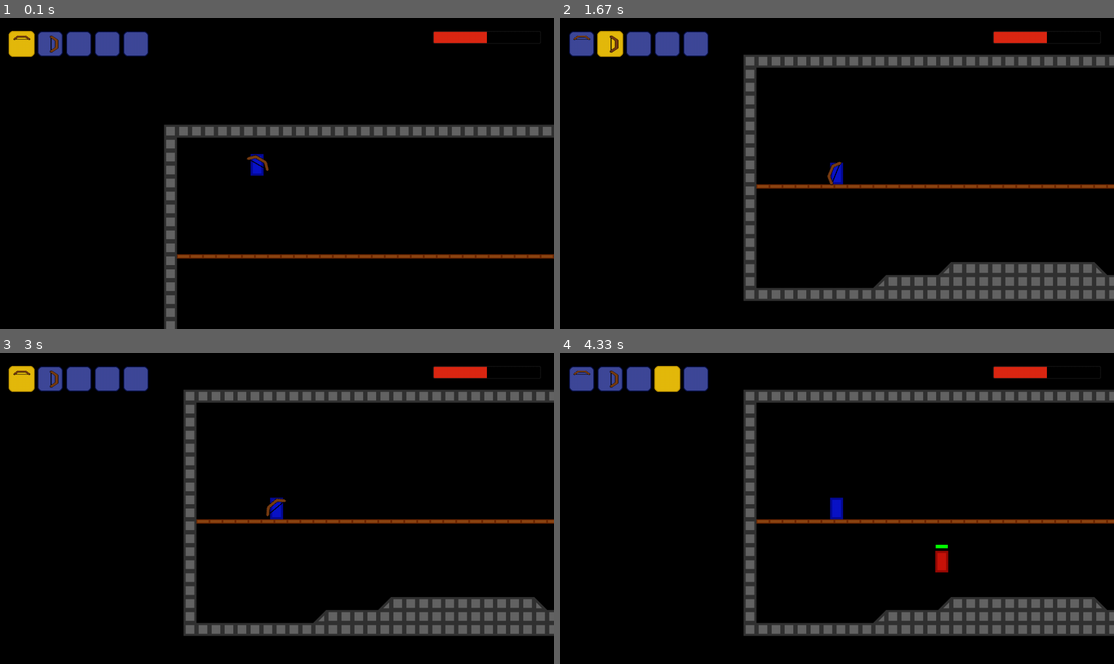
Above: before the commit, frames 1-4 (two rows, left to right).
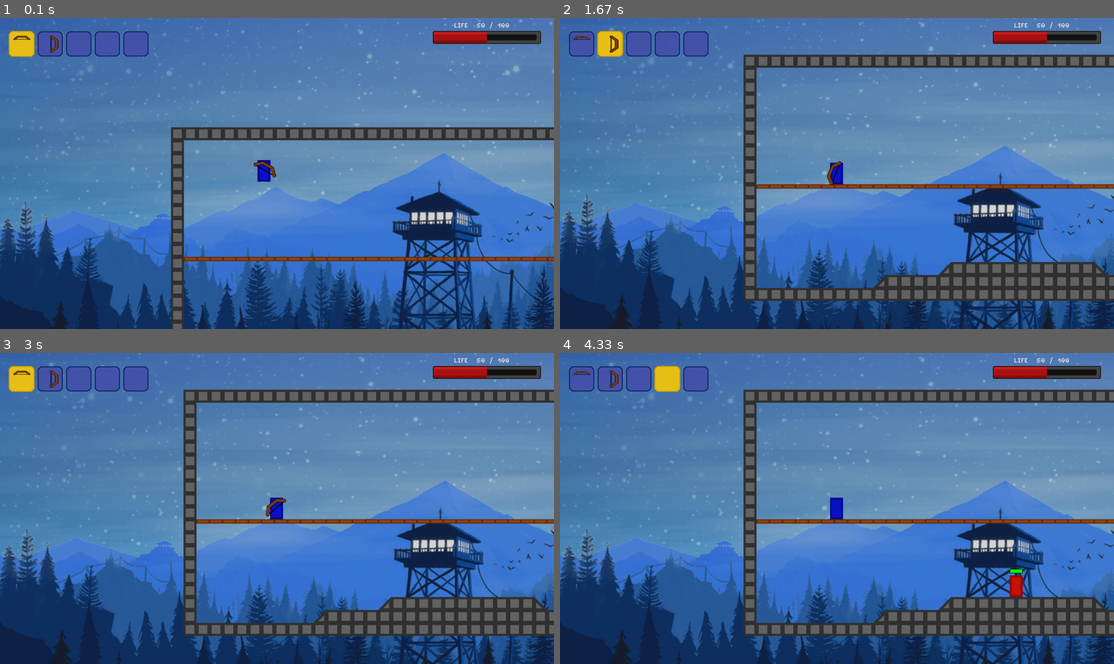
Above: after the commit, the same moments.

Repository: Programmer-Anchous/arena_pygame
Game: pygame game, started from game.py
The game is run twice, just before and just after one commit, with the same random seed, the same clock (stepped at 60 frames per second) and the same inputs.
Inputs (mouse positions are in pixels of both pictures, inside the frame that each line leads up to):
- Up to frame 1 (0.1 s): no input
- Up to frame 2 (1.67 s): hold Up 0.33-0.8 s; hold Down 0.88-1.35 s; press the mouse at (609, 42) at 1.47 s; move the mouse to (720, 126) at 1.57 s
- Up to frame 3 (3 s): release the mouse at (277, 545) at 1.7 s; hold Backspace 1.77-2.23 s; hold Up 1.77-2.23 s; move the mouse to (22, 377) at 2.32 s; press the mouse at (22, 377) at 2.35 s; move the mouse to (88, 492) at 2.45 s; release the mouse at (155, 608) at 2.58 s
- Up to frame 4 (4.33 s): press the mouse at (665, 377) at 3.08 s; move the mouse to (792, 405) at 3.18 s; release the mouse at (914, 433) at 3.32 s; hold Down 3.38-3.75 s; hold Up 3.78-4.08 s

The runs differ from the first frame. In frame 1, 97% of the frame differs, in the area x 0-100%, y 0-100%; in frame 2, 87%; in frame 3, 87%; in frame 4, 87%.

Commit message:
command line - upgraded

Diff:
--- a/characters.py
+++ b/characters.py
@@ -14,7 +14,7 @@
 
 
 class Inventory:
-    def __init__(self, display):
+    def __init__(self, display, font):
         self.display = display
         self.items = [None] * 5 * 3
         self.is_opened = False
@@ -42,9 +42,9 @@
         self.draged = False
         self.draged_item = None
 
-        font = Font("data/font/letters.png", 2)
-
-        self.text_inventory = font.render(f"inventory", (240, 240, 240))
+        self.font = font
+
+        self.text_inventory = self.font.render(f"inventory", (240, 240, 240))
 
     def update(self):
         right_range = 5 * 3 if self.is_opened else 5
@@ -144,7 +144,9 @@
 
         self.item = None
 
-        self.inventory = Inventory(display)
+        self.font = Font("data/font/letters.png", 2)
+
+        self.inventory = Inventory(display, self.font)
         self.inventory.add_item(Gun(display))
         self.inventory.add_item(Bow(display))
 
@@ -275,15 +277,45 @@
         self.health = 100
 
     def draw_healthbar(self):
-        pygame.draw.rect(
-            self.display,
-            (220, 40, 20),
+        text = f"life  {self.health} / {100}"
+        surf = self.font.render(text, (220, 220, 220))
+        self.display.blit(surf, (self.WINDOW_SIZE[0] - 230, 10))
+
+        pygame.draw.rect(  # lighter line backgrouns
+            self.display,
+            (70, 70, 70),
+            (self.WINDOW_SIZE[0] - 280, 30, 250, 30),
+            0,
+            3)
+        pygame.draw.rect(  # dark backgrouns
+            self.display,
+            (20, 20, 20),
+            (self.WINDOW_SIZE[0] - 270, 38, 230, 14),
+            0,
+            3)
+
+        pygame.draw.rect(  # red line
+            self.display,
+            (170, 20, 20),
             (self.WINDOW_SIZE[0] - 280, 30, 250 * (self.health / 100), 30),
             0,
             3)
-        pygame.draw.rect(
-            self.display,
-            (20, 20, 20),
+        pygame.draw.rect(  # dark red line
+            self.display,
+            (140, 10, 10),
+            (self.WINDOW_SIZE[0] - 280, 52, 250 * (self.health / 100), 8),
+            0,
+            3)
+        pygame.draw.rect(  # light red line
+            self.display,
+            (200, 30, 30),
+            (self.WINDOW_SIZE[0] - 280, 30, 250 * (self.health / 100), 8),
+            0,
+            3)
+
+        pygame.draw.rect(  # border
+            self.display,
+            (30, 30, 30),
             (self.WINDOW_SIZE[0] - 280, 30, 250, 30),
             2,
             3)
--- a/data/font/font.py
+++ b/data/font/font.py
@@ -14,7 +14,7 @@
         self.spacing = size
         self.ocharacters_order = ['a', 'b', 'c', 'd', 'e', 'f', 'g', 'h', 'i', 'j', 'k', 'l', 'm', 'n', 'o', 'p', 'q',
                                   'r', 's', 't', 'u', 'v', 'w', 'x', 'y', 'z', '1', '2', '3', '4', '5', '6', '7', '8',
-                                  '9', '0', '?', '!', '<', '>', '[', ']', '%']
+                                  '9', '0', '?', '!', '<', '>', '[', ']', '%', '-', '/']
         font_img = pygame.image.load(path).convert()
         font_img.set_colorkey((0, 0, 0))
         current_char_width = 0
@@ -39,9 +39,9 @@
         for char in text:
             if char in "abcdefgjkmnopqsuvxyz234567890":
                 length += 4
-            elif char in "ilt1?%":
+            elif char in "ilt1?%/":
                 length += 3
-            elif char in "<>[]":
+            elif char in "<>[]-":
                 length += 2
             elif char in "!":
                 length += 1
--- a/game.py
+++ b/game.py
@@ -13,7 +13,7 @@
 
 WINDOW_SIZE = pygame.display.Info()
 WINDOW_SIZE = (WINDOW_SIZE.current_w, WINDOW_SIZE.current_h)
-FPS = 100
+FPS = 1000
 
 screen = pygame.display.set_mode(WINDOW_SIZE, pygame.FULLSCREEN)
 display = pygame.Surface(WINDOW_SIZE)
@@ -36,7 +36,7 @@
 font2 = Font("data/font/letters.png", 2)
 font3 = Font("data/font/letters.png", 3)
 
-to_main_menu_image = font3.render("to main menu", (240, 240, 240))
+to_main_menu_image = font3.render("to main menu", (220, 220, 220))
 to_main_menu_pressed_image = font3.render("to main menu", (255, 255, 0))
 to_main_menu_button = Button(
     to_main_menu_image,
@@ -49,13 +49,13 @@
 
 def draw_fps():
     if player.inventory.is_opened:
-        text = font2.render(f"fps {int(clock.get_fps())}", (240, 240, 240))
+        text = font2.render(f"fps {int(clock.get_fps())}", (220, 220, 220))
         display.blit(text, (WINDOW_SIZE[0] - 70, 5))
 
 
 class Console:
     def __init__(self, display, font, enemies, player):
-        self.letters = "abcdefghijklmnopqrstuvwxyz1234567890?!<>[]%"
+        self.letters = "abcdefghijklmnopqrstuvwxyz1234567890?!<>[]%-/"
         self.display = display
         self.font = font
 
@@ -63,8 +63,8 @@
         self.player = player
 
         self.commands = {
-            "killall": self.enemies.kill_all,
-            "fullhp": self.player.full_hp
+            "/killall": self.enemies.kill_all,
+            "/fullhp": self.player.full_hp
         }
 
         self.user_text = ""
@@ -75,44 +75,83 @@
         self.surf.set_colorkey((0, 0, 0))
         self.surf.set_alpha(240)
 
+        description = [
+            "</killall> - kills all enemies",
+            "</fullhp> - fully restores your health",
+        ]
+        self.info = pygame.Surface((400, len(description) * 23 + 5))
+        for i, line in enumerate(description, start=0):
+            self.info.blit(font2.render(line, (220, 220, 220)), (10, i * 30))
+        self.info.set_colorkey((0, 0, 0))
+
+
         self.is_opened = False
 
         self.back_space_pressed = False
         self.back_space_counter = 0
         self.back_space_delay = 8
         self.back_space_auto = 40
+
+        self.history = ["", "/killall", "/fullhp"]
+        self.index = 0
 
     def update(self, events):
         for event in events:
             if event.type == pygame.KEYDOWN:
                 if event.key == pygame.K_c and pygame.key.get_mods() & pygame.KMOD_CTRL:  # CTRL+C
                     self.change()
+
                 elif event.key == pygame.K_BACKSPACE:
                     self.back_space_pressed = True
                     self.back_space_counter = 0
-                    if self.user_text:
-                        self.user_text = self.user_text[:-1]
+                    # if command from history had been modified put it to current command
+                    if self.history[self.index]:
+                        self.history[self.index] = self.history[self.index][:-1]
+
+                elif event.key == pygame.K_DOWN:
+                    self.index -= 1
+                elif event.key == pygame.K_UP:
+                    self.index += 1
+
                 elif self.is_opened:
                     if event.key == pygame.K_RETURN:
-                        if self.user_text in self.commands:
-                            self.commands[self.user_text]()
+                        if self.history[self.index] in self.commands:
+                            self.commands[self.history[self.index]]()
+                            self.history[0] = self.history[self.index]
+                            if len(self.history) > 1:
+                                if self.history[0] == self.history[1]:  # don't log similar commands
+                                    del self.history[0]
+                            self.history.insert(0, "")  # log commands
+                            if len(self.history) > 20:
+                                del self.history[19:]
                         self.user_text = ""
+                        self.index = 0
                     else:
                         letter = event.unicode
                         if letter in self.letters:
                             if len(self.user_text) < 39:
-                                self.user_text += letter
+                                self.history[0] = self.history[self.index]
+                                self.index = 0
+                                self.history[self.index] += letter
+
+                if self.index >= len(self.history):
+                    self.index = len(self.history) - 1
+                elif self.index < 0:
+                    self.index = 0
+
             if event.type == pygame.KEYUP:
                 if event.key == pygame.K_BACKSPACE:
                     self.back_space_pressed = False
+
+            self.user_text = self.history[self.index]
 
         if self.is_opened:
             if self.back_space_pressed:
                 self.back_space_counter += 1
                 if self.back_space_counter >= self.back_space_auto:
-                    if self.user_text and self.back_space_counter > self.back_space_delay:
+                    if self.history[self.index] and self.back_space_counter > self.back_space_delay:
                         self.back_space_counter -= self.back_space_delay
-                        self.user_text = self.user_text[:-1]
+                        self.history[self.index] = self.history[self.index][:-1]
 
             self.display.blit(self.surf, (10, WINDOW_SIZE[1] - 40))
             if self.user_text:
@@ -123,6 +162,9 @@
                 rendered_text = self.font.render(self.user_text, color)
                 self.display.blit(rendered_text, (20, WINDOW_SIZE[1] - 32))
 
+            self.user_text = self.history[self.index]
+            self.display.blit(self.info, (20, WINDOW_SIZE[1] - self.info.get_height() - 60))
+
     def change(self):
         self.is_opened = not self.is_opened
         return self.is_opened
@@ -161,7 +203,7 @@
         scroll = parallax_scrolling()
 
         display.fill((0, 0, 0))
-        # display.blit(background, (-scroll[0] * 0.1 - 400, -scroll[1] * 0.1 - 350))
+        display.blit(background, (-scroll[0] * 0.1 - 400, -scroll[1] * 0.1 - 350))
 
         mx, my = pygame.mouse.get_pos()
 
--- a/main_menu.py
+++ b/main_menu.py
@@ -20,19 +20,19 @@
 collide_button_sound = pygame.mixer.Sound("data/sounds/button.mp3")
 
 # creating buttons
-exit_image = font_5.render("exit", (240, 240, 240))
+exit_image = font_5.render("exit", (220, 220, 220))
 exit_pressed_image = font_5.render("exit", (255, 255, 0))
 exit_button = Button(exit_image, exit_pressed_image,
                      (WINDOW_SIZE[0] // 2 - exit_image.get_width() // 2, WINDOW_SIZE[1] // 2 + 160),
                      display, collide_button_sound)
 
-back_image = font_5.render("back", (240, 240, 240))
+back_image = font_5.render("back", (220, 220, 220))
 back_pressed_image = font_5.render("back", (255, 255, 0))
 back_button = Button(back_image, back_pressed_image,
                      (WINDOW_SIZE[0] // 2 - back_image.get_width() // 2, WINDOW_SIZE[1] // 2 + 160),
                      display, collide_button_sound)
 
-play_image = font_5.render("play", (240, 240, 240))
+play_image = font_5.render("play", (220, 220, 220))
 play_pressed_image = font_5.render("play", (255, 255, 0))
 play_button = Button(play_image, play_pressed_image,
                      (WINDOW_SIZE[0] // 2 - back_image.get_width() // 2, WINDOW_SIZE[1] // 2 + 60),
Binary file changed: data/font/letters.png
Not shown, added: data/font/letters.png~
